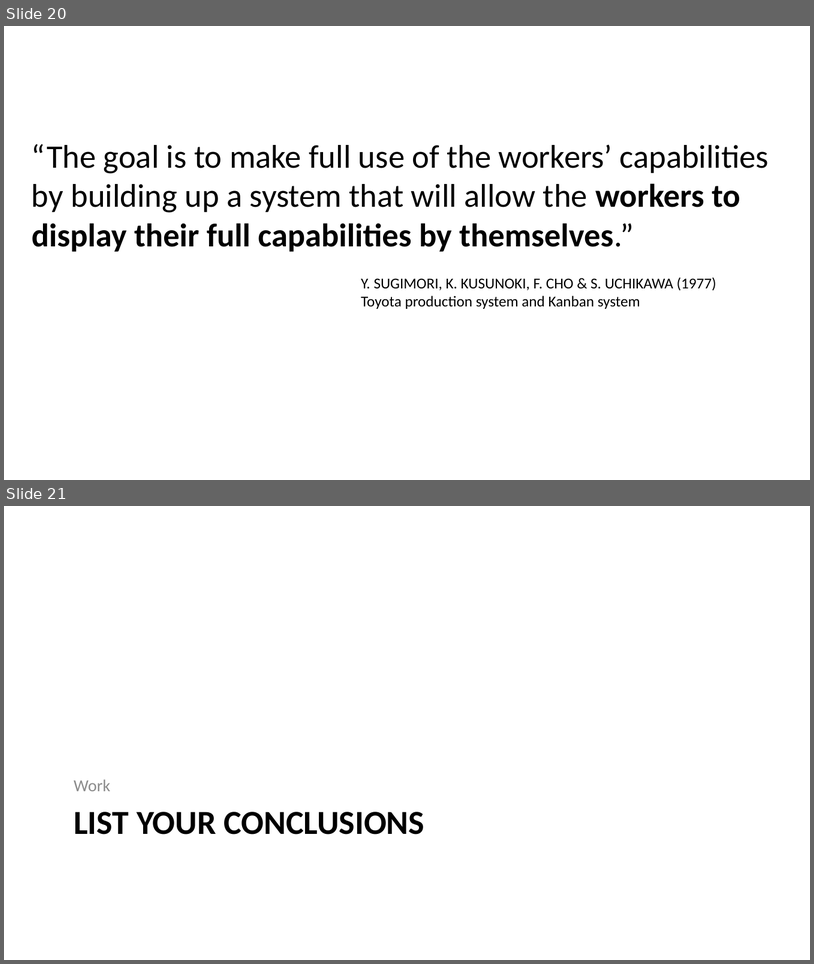
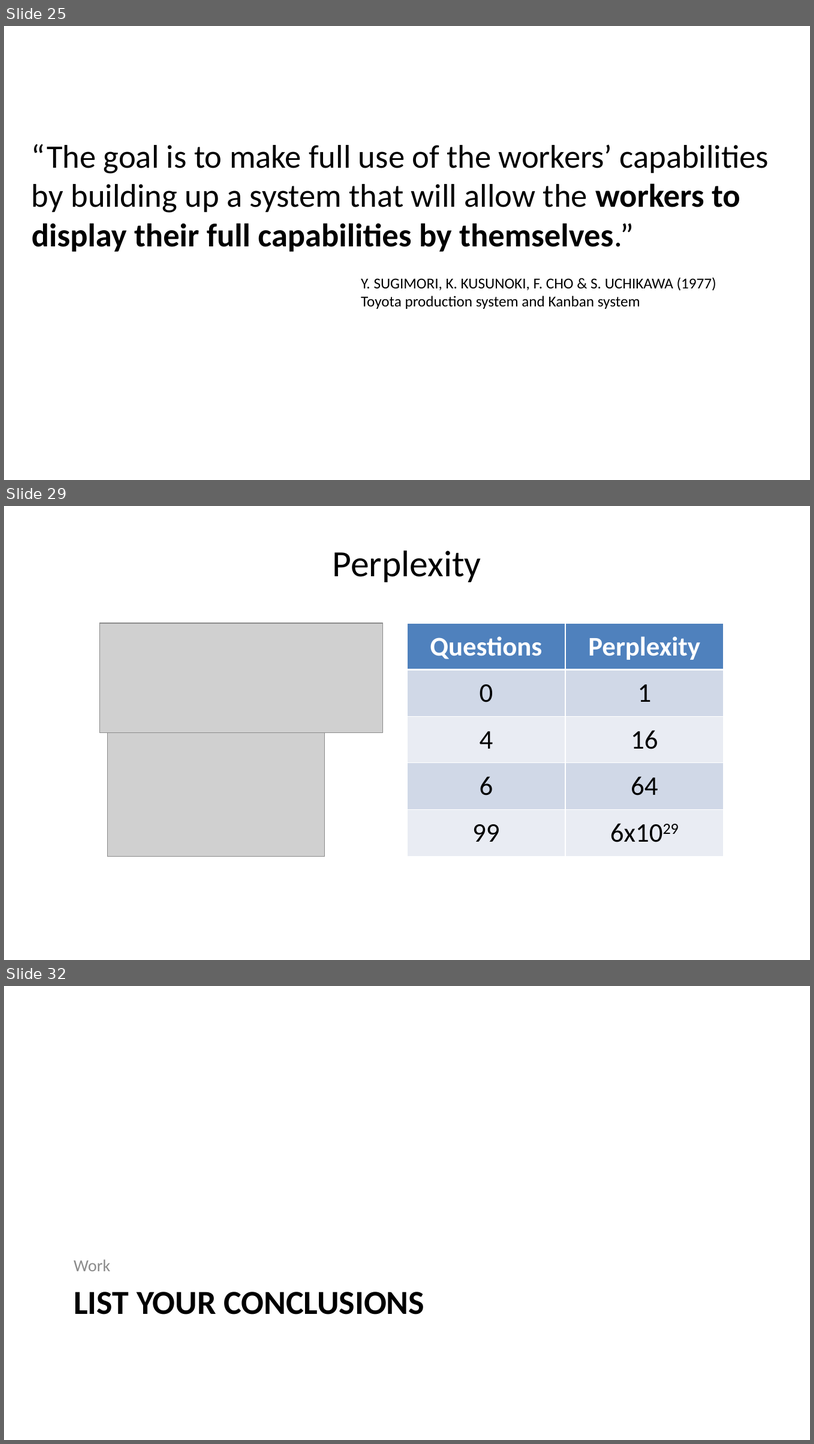
Before and after one commit to kedehub/knowledge_discovery_game, a slide deck: Knowledge Discovery Game.pptx. Shown one above the other, each under a label of ours: slides 20 and 21 before the commit, slides 25, 29 and 32 after it; the slides between them are not shown. The pictures are 814x964 and 814x1444 pixels, drawn with LibreOffice and Linux fonts; fonts in the diff are those of the drawing; grey boxes stand for pictures; background and template pictures are left out. Boxes give left, top, right and bottom in pixels: in the first picture for what was removed or moved away, otherwise in the second. Text is boxed around its words. In the diff, an @@ line names an element or a change of style, - is before the commit and + after.

```diff
--- a/Knowledge Discovery Game.pptx
+++ b/Knowledge Discovery Game.pptx
@@ slide 29 added at bbox=[4, 506, 810, 960], background #FFFFFF @@
@@ title added at bbox=[333, 550, 482, 582], 44 pt, text #000000 @@
+Perplexity
@@ picture added at bbox=[100, 623, 383, 733] @@
@@ table added at bbox=[408, 623, 725, 856], 5 rows, 2 columns @@
+Questions | Perplexity
+0 | 1
+4 | 16
+6 | 64
+99 | 6x1029
@@ picture added at bbox=[107, 733, 324, 856] @@
@@ what was slide 20 is now slide 25 @@
@@ what was slide 21 is now slide 32 @@
```
Also in this commit, not shown: 3 slides changed, 12 other slides added, 2 slides removed.
